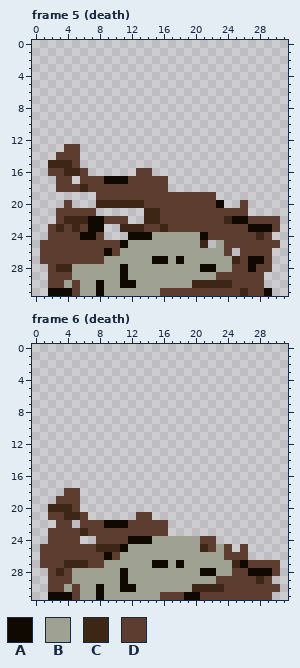
A pixel-art file gets an edit: asset-sources/sprites/scenery/box_1.aseprite. The picture above is the old version.
32x32 pixels, 7 frames. Colours within 5 levels of each other are drawn and written as one. Shown: frame 5 (death), frame 6 (death). The commit also changed other frames, which this record leaves out.
Palette (. is transparent): A #0f0902  B #9fa292  C #3e2616  D #5d3d2f
The same view after the edit:
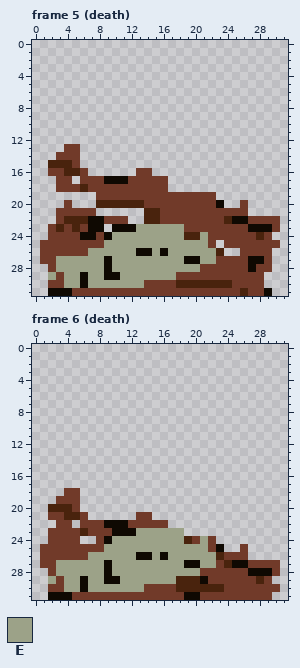
Colours new in this view: E #9ca288
From old to new:
{"colour":"C","old":"#3e2616","new":"#49230d"}
{"colour":"D","old":"#5d3d2f","new":"#713a29"}
{"where": "frame 5 (death), layer \"Layer 2\""}
{"frame":5,"y":23,"x":10,"old":".CCCDDCDD","new":"AAAEEEEEE"}
{"frame":5,"y":24,"x":9,"old":"...AAABBBBBBA","new":"AEEEEEEEEECCE"}
{"frame":5,"y":25,"x":9,"old":"DDABBBBBBBBBC.B","new":"EEEEEEEEEEEEED."}
{"frame":5,"y":26,"x":7,"old":"DDADBBBBBBBBBBBBBD","new":"EEEEEEAAEAEEEEEEC."}
{"frame":5,"y":27,"x":3,"old":"DDDDDDBBBBBBAABABBBBBBC","new":"EEEEEEAEEEEEEEEEAAEEDDD"}
{"frame":5,"y":28,"x":3,"old":"CCBBBBBBABBBBBBBBBAABB","new":"EEEEEEAEEEEEEEEEEEDDDD"}
{"frame":5,"y":29,"x":2,"old":"D","new":"E"}
{"frame":5,"y":29,"x":4,"old":"DBBBBBBABBBBBBBBBBB","new":"EEAEEAAEEEEEEEDDDDD"}
{"frame":5,"y":30,"x":4,"old":"BDBBABBAABBBBBBB","new":"EEAEEEEEEEDDDDCC"}
{"frame":5,"y":31,"x":6,"old":"BBABBBBBBB","new":"DDDDDDDDDD"}
{"where": "frame 6 (death), layer \"Layer 2\""}
{"frame":6,"y":23,"x":10,"old":"DDDDDDD..","new":"AAAEEEEEE"}
{"frame":6,"y":24,"x":9,"old":"DDDAAABBBBBBD","new":"AEEEEEEEEECDE"}
{"frame":6,"y":25,"x":8,"old":"CCCABBBBBBBBBC","new":"DEEEEEEEEEEEEE"}
{"frame":6,"y":25,"x":23,"old":"BD","new":"A."}
{"frame":6,"y":26,"x":7,"old":"DDADBBBBBBBBBBBBB","new":"EEEEEEAAEAEEEEEEC"}
{"frame":6,"y":27,"x":3,"old":"DCCCDDBBBBBBAABABBBBBBC","new":"EEEEEEAEEEEEEEEEAAEEDCA"}
{"frame":6,"y":28,"x":3,"old":"CDBBBBBBABBBBBBBBBAABB","new":"EEEEEEAEEEEEEEEEEEDDDD"}
{"frame":6,"y":29,"x":2,"old":"D","new":"E"}
{"frame":6,"y":29,"x":4,"old":"DBBBBBBABBBBBBBBBBB","new":"EEAEEAAEEEEEEECCCAD"}
{"frame":6,"y":30,"x":4,"old":"BDBBABBAABBBBBBB","new":"EEAEEEEEEEDDDDCC"}
{"frame":6,"y":31,"x":6,"old":"BBABBBBBBB","new":"DDDDDDDDDD"}
{"label":"changed","picture_box":[40,144,280,296]}
{"label":"changed","picture_box":[40,488,280,600]}
